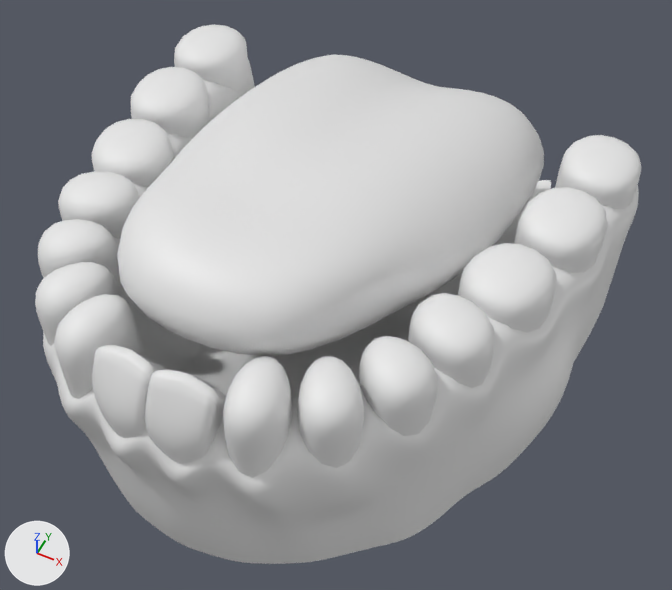
Renders of the Blender file humanMale.blend from each side of a commit.
Both versions are drawn from a 50 mm lens placed at (0.617, -1.553, 1.299), pointed at (0.048, -0.414, -0.125). Arrows for +X, +Y and +Z are at lower left; the lights stay in place.
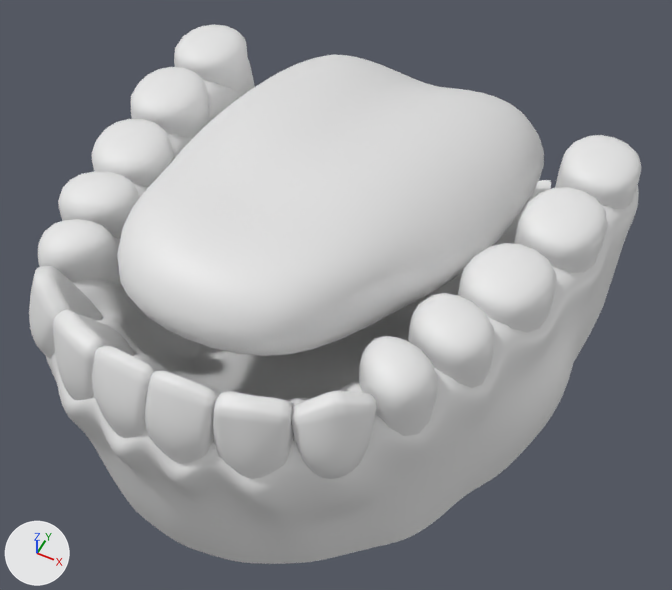
The change in detail:
me_cylinder_002 is used by ob_cylinder; location (0.0, 0.0, 0.0).
Verts and faces of me_cylinder_002; kept vertices keep their numbers, new ones are numbered from 426.
Before the commit, vertices of me_cylinder_002: 409 (0.052, -0.925, 0.2), 425 (0.051, -0.908, 0.2).
me_cylinder_002 had 426 vertices, 369 faces and spanned x -0.003..0.556, y -1.02..0.326, z -0.393..0.305.
me_cylinder_002 now has 468 vertices, 407 faces and spans x -0.003..0.556, y -1.02..0.326, z -0.393..0.305.
me_cylinder_002 part 1: the loose piece of 12 vertices spanning x 0.084..0.23, y -0.981..-0.783, z -0.007..0.21 is rebuilt with 33 vertices and now spans x 0.092..0.216, y -0.961..-0.806, z -0.01..0.193.
Part 2, on me_cylinder_002:
10 vertices are removed from x 0.164..0.333, y -0.924..-0.724, z -0.007..0.19.
9 faces are deleted.
31 vertices are added at x 0.197..0.326, y -0.908..-0.778, z -0.002..0.2.
28 new faces join them.
Part 3, on me_cylinder_002:
Vertex 409 moves to (0.053, -0.934, 0.2).
Vertex 425 moves to (0.052, -0.918, 0.2).

Location of each change, [x1, y1, x2, y2] in pixels of the pictures (672 x 590 px; the box of a moved part takes in the faces that stretch with it):
'Cylinder', reshaped
    before: [35, 24, 641, 564]
    after: [29, 24, 641, 564]
part 1 of me_cylinder_002, rebuilt
    before: [54, 294, 292, 478]
    after: [53, 310, 295, 479]
part 2 of me_cylinder_002, built on
    before: [35, 262, 364, 468]
    after: [29, 266, 376, 479]
part 3 of me_cylinder_002, moved or reshaped
    before: [92, 345, 215, 439]
    after: [92, 346, 215, 439]
